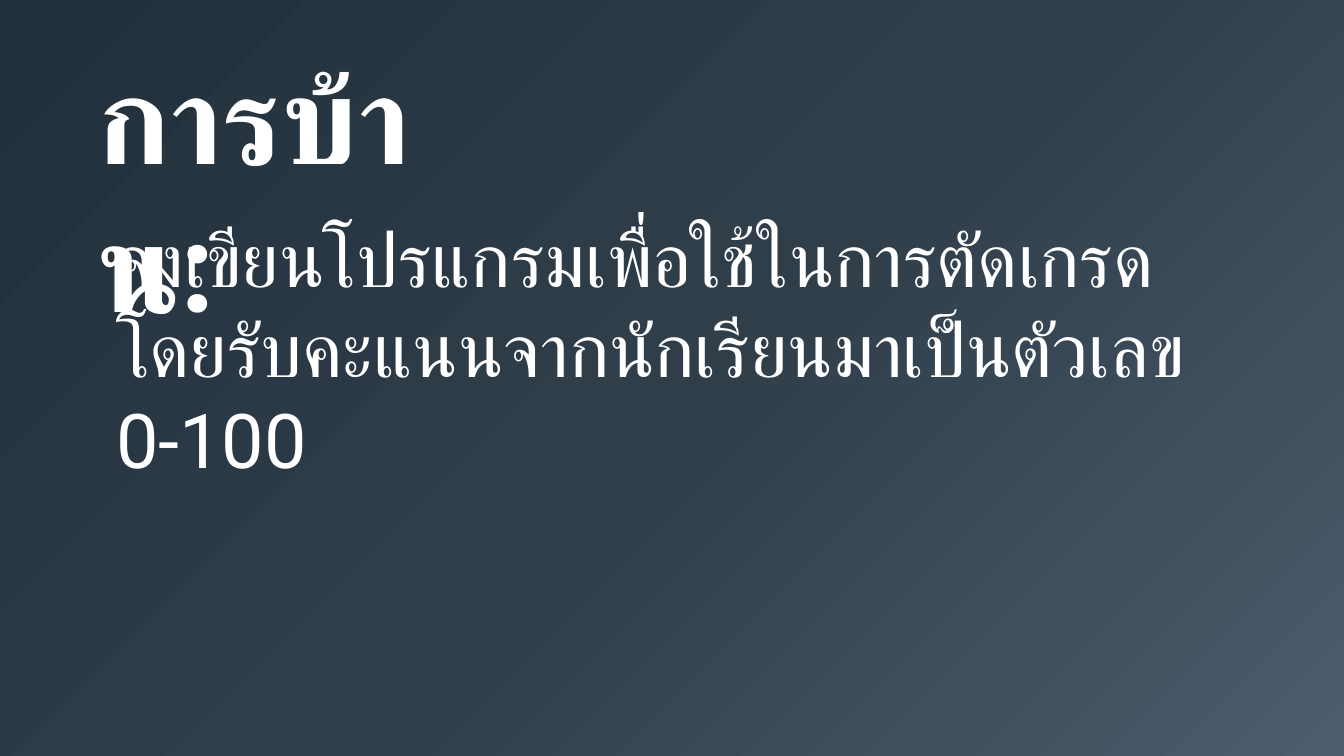
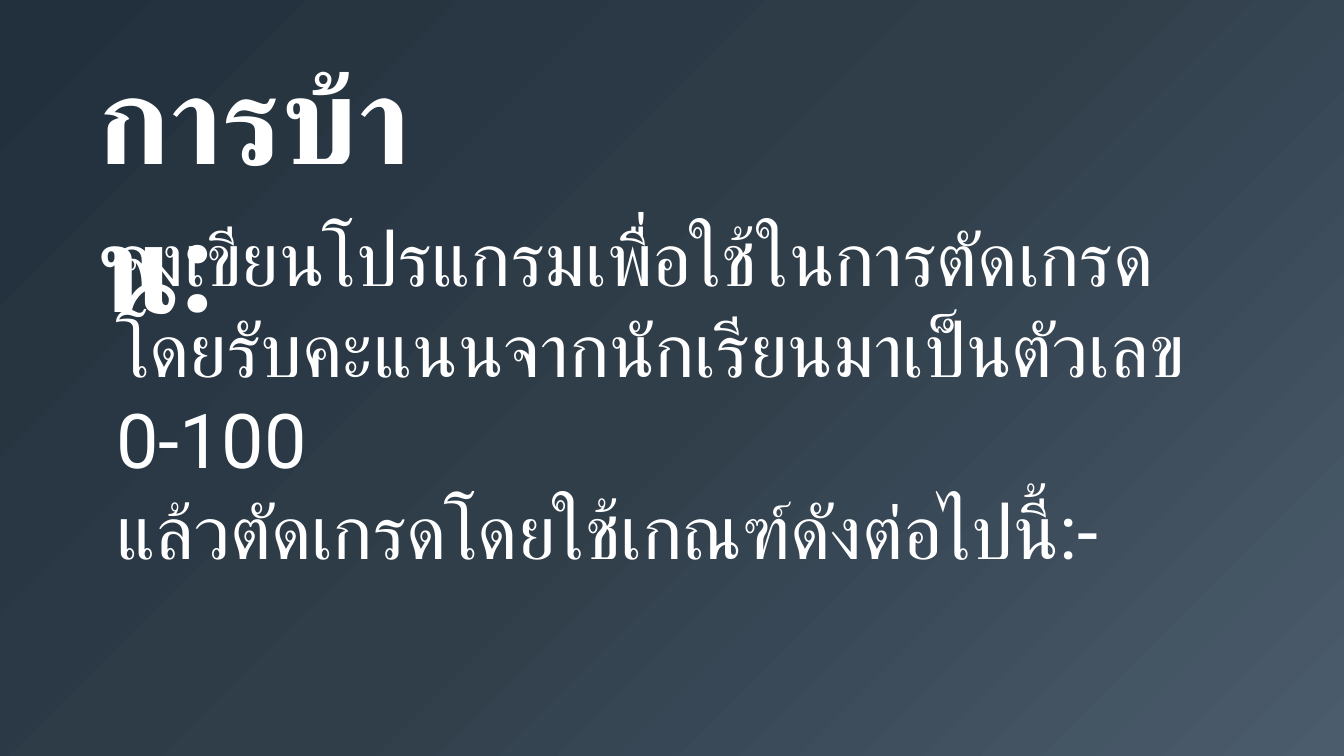
Before and after one commit to iamcmnut/moonlight-academy, a slide deck: slide 46 of course/Programming.for.Noobs/episode_5.0/ep5_presentation.pptx. Drawn at 1344x756 pixels with LibreOffice and Linux fonts; fonts in the diff are those of the drawing. Boxes give left, top, right and bottom in pixels: in the first picture for what was removed or moved away, otherwise in the second. Text is boxed around its words. In the diff, an @@ line names an element or a change of style, - is before the commit and + after.

```diff
--- a/course/Programming.for.Noobs/episode_5.0/ep5_presentation.pptx
+++ b/course/Programming.for.Noobs/episode_5.0/ep5_presentation.pptx
@@ text at <box>116,500,1050,560</box>: paragraph added @@
+แล้วตัดเกรดโดยใช้เกณฑ์ดังต่อไปนี้:-
```
Also in this commit, not shown: 1 other slide changed, 1 other file.
